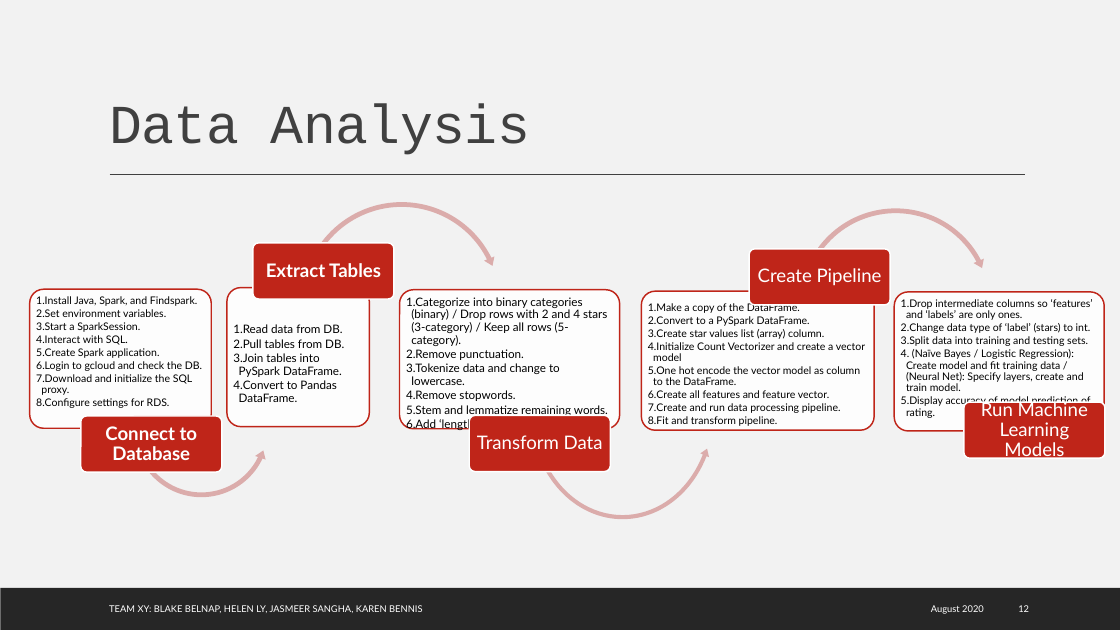
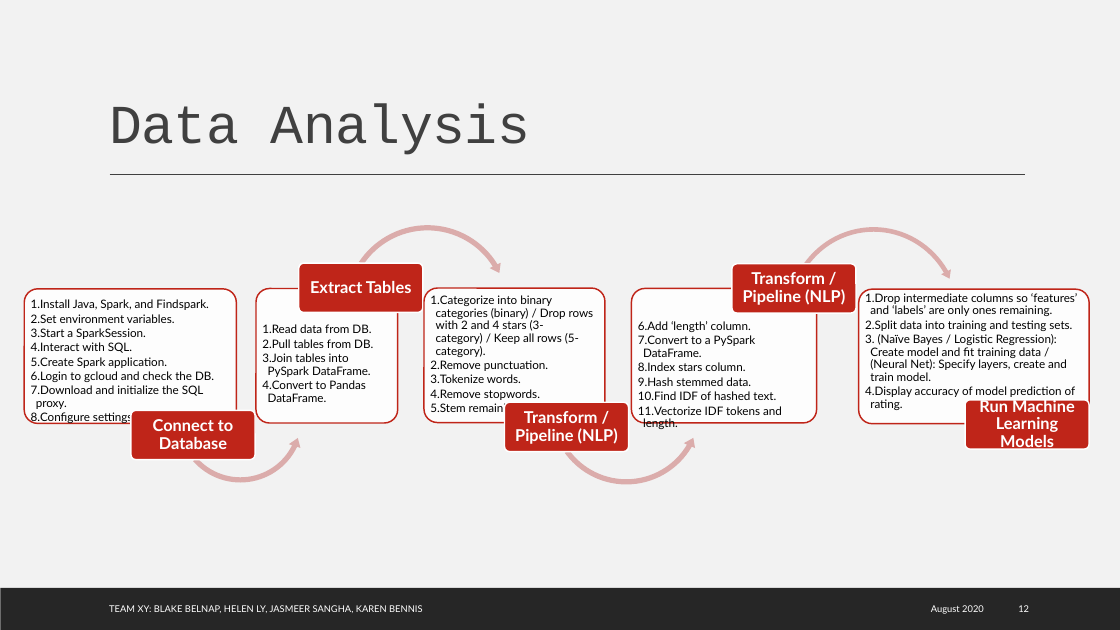
Before and after one commit to karenbennis/Xy, a slide deck: slide 12 of Team Xy Presentation.pptx. Drawn at 1120x630 pixels with LibreOffice and Linux fonts; fonts in the diff are those of the drawing; background and template pictures are left out. Boxes give left, top, right and bottom in pixels: in the first picture for what was removed or moved away, otherwise in the second. Text is boxed around its words. In the diff, an @@ line names an element or a change of style, - is before the commit and + after.

```diff
--- a/Team Xy Presentation.pptx
+++ b/Team Xy Presentation.pptx
@@ proportions changed in 4 elements at <box>547,329,706,488</box>, <box>785,224,964,408</box>, <box>174,353,307,486</box>, <box>342,222,513,393</box> @@
@@ circular arrow: place and size @@
-circular arrow at <box>298,199,505,406</box>
+circular arrow at <box>342,222,513,393</box>
@@ circular arrow: place and size @@
-circular arrow at <box>797,205,996,404</box>
+circular arrow at <box>785,224,964,408</box>
@@ rounded rectangle: place and size @@
-rounded rectangle at <box>253,243,394,299</box>
+rounded rectangle at <box>299,263,423,313</box>
@@ text "Extract Tables" at <box>310,281,412,293</box>: size 16 to 14 pt @@
@@ text "Extract Tables": place and size @@
-text "Extract Tables" at <box>266,263,381,277</box>
+text "Extract Tables" at <box>310,281,412,293</box>
@@ rounded rectangle: place and size @@
-rounded rectangle at <box>749,249,891,305</box>
+rounded rectangle at <box>732,264,856,313</box>
@@ rounded rectangle: place and size @@
-rounded rectangle at <box>29,289,211,429</box>
+rounded rectangle at <box>24,289,236,423</box>
@@ text "Install Java, Spark, and Findspark." at <box>31,299,214,424</box>: size 9 to 10 pt @@
@@ rounded rectangle: place and size @@
-rounded rectangle at <box>227,287,370,427</box>
+rounded rectangle at <box>256,288,398,423</box>
@@ rounded rectangle: place and size @@
-rounded rectangle at <box>400,290,620,429</box>
+rounded rectangle at <box>424,288,605,423</box>
@@ text "Categorize into binary categories (binary) ...": place and size @@
-text "Categorize into binary categories (binary) ..." at <box>406,297,608,431</box>
+text "Categorize into binary categories (binary) ..." at <box>430,295,594,415</box>
@@ rounded rectangle: place and size @@
-rounded rectangle at <box>642,292,875,431</box>
+rounded rectangle at <box>632,288,817,423</box>
@@ text at <box>743,272,845,305</box>: text changed; size 16 to 14 pt; bold on @@
-Create Pipeline
+Transform / Pipeline (NLP)
@@ rounded rectangle: place and size @@
-rounded rectangle at <box>895,292,1105,431</box>
+rounded rectangle at <box>859,289,1089,423</box>
@@ text "Drop intermediate columns so ‘features’ ...": place and size @@
-text "Drop intermediate columns so ‘features’ ..." at <box>901,299,1093,407</box>
+text "Drop intermediate columns so ‘features’ ..." at <box>865,293,1077,397</box>
@@ text at <box>865,293,1077,316</box>: text changed; size 9 to 10 pt @@
-  1. Drop intermediate columns so ‘features’ and ‘labels’ are only ones.
-  2. Change data type of ‘label’ (stars) to int.
+  1. Drop intermediate columns so ‘features’ and ‘labels’ are only ones remaining.
@@ text "Read data from DB.": place and size @@
-text "Read data from DB." at <box>233,324,344,402</box>
+text "Read data from DB." at <box>262,324,373,402</box>
@@ left circular arrow: place and size @@
-left circular arrow at <box>528,300,718,523</box>
+left circular arrow at <box>547,329,706,488</box>
@@ text added at <box>638,321,782,429</box>, 10 pt, text #000000 @@
+  6. Add ‘length’ column.
+  7. Convert to a PySpark DataFrame.
+  8. Index stars column.
+  9. Hash stemmed data.
+  10. Find IDF of hashed text.
+  11. Vectorize IDF tokens and length.
@@ text removed at <box>648,302,865,426</box> @@
-  1. Make a copy of the DataFrame.
-  2. Convert to a PySpark DataFrame.
-  3. Create star values list (array) column.
-  4. Initialize Count Vectorizer and create a vector model
-  5. One hot encode the vector model as column to the DataFrame.
-  6. Create all features and feature vector.
-  7. Create and run data processing pipeline.
-  8. Fit and transform pipeline.
@@ text at <box>865,320,1076,397</box>: size 9 to 10 pt in "Split data into training and testing sets.", "(Naïve Bayes / Logistic Regression): Create model ...", "Display accuracy of model prediction of rating." @@
@@ left circular arrow: place and size @@
-left circular arrow at <box>130,359,272,501</box>
+left circular arrow at <box>174,353,307,486</box>
@@ text at <box>430,374,521,383</box>: text changed @@
-  3. Tokenize data and change to lowercase.
+  3. Tokenize words.
@@ rounded rectangle: place and size @@
-rounded rectangle at <box>81,416,222,472</box>
+rounded rectangle at <box>131,411,255,460</box>
@@ text "Connect to Database": place and size @@
-text "Connect to Database" at <box>105,426,198,460</box>
+text "Connect to Database" at <box>153,419,233,449</box>
@@ text "Connect to Database" at <box>153,419,233,449</box>: size 16 to 14 pt @@
@@ text at <box>430,402,556,415</box>: text changed @@
-  5. Stem and lemmatize remaining words.
-  6. Add ‘length’ column.
+  5. Stem remaining words.
@@ rounded rectangle: place and size @@
-rounded rectangle at <box>470,416,611,472</box>
+rounded rectangle at <box>505,402,629,452</box>
@@ text at <box>515,411,618,444</box>: text changed; size 16 to 14 pt; bold on @@
-Transform Data
+Transform / Pipeline (NLP)
@@ rounded rectangle: place and size @@
-rounded rectangle at <box>965,402,1106,459</box>
+rounded rectangle at <box>965,400,1090,450</box>
@@ text "Run Machine Learning Models" at <box>979,398,1075,451</box>: size 16 to 14 pt, bold on @@
```
Also in this commit, not shown: 6 other slides changed, 1 other file.
